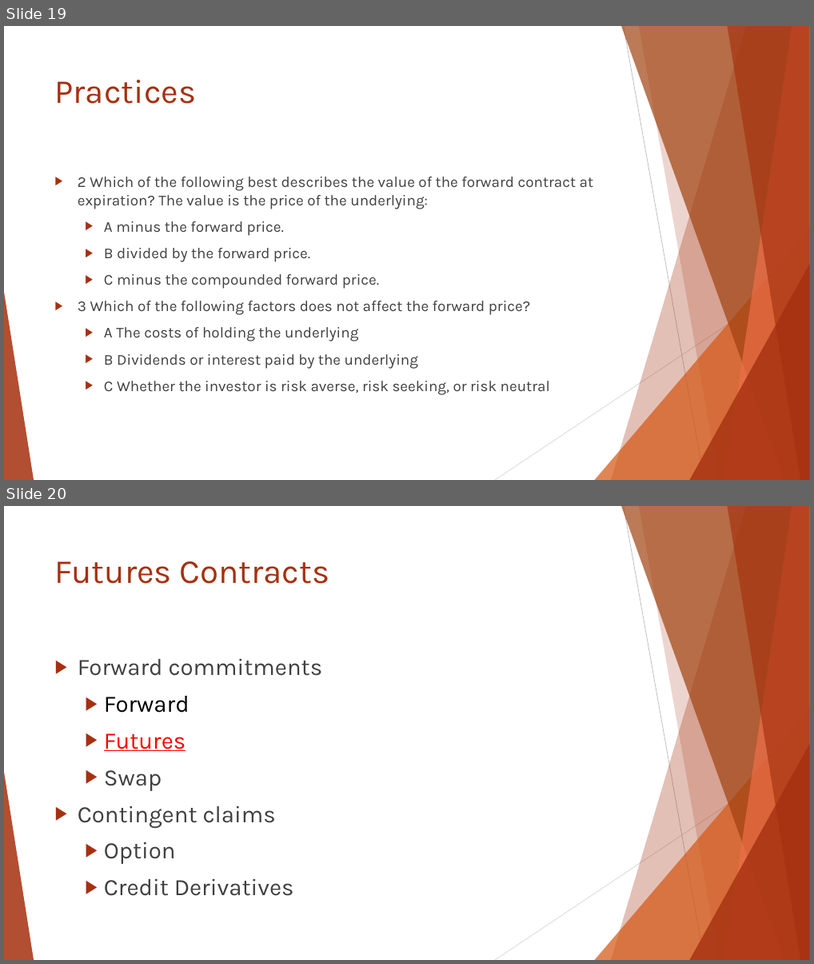
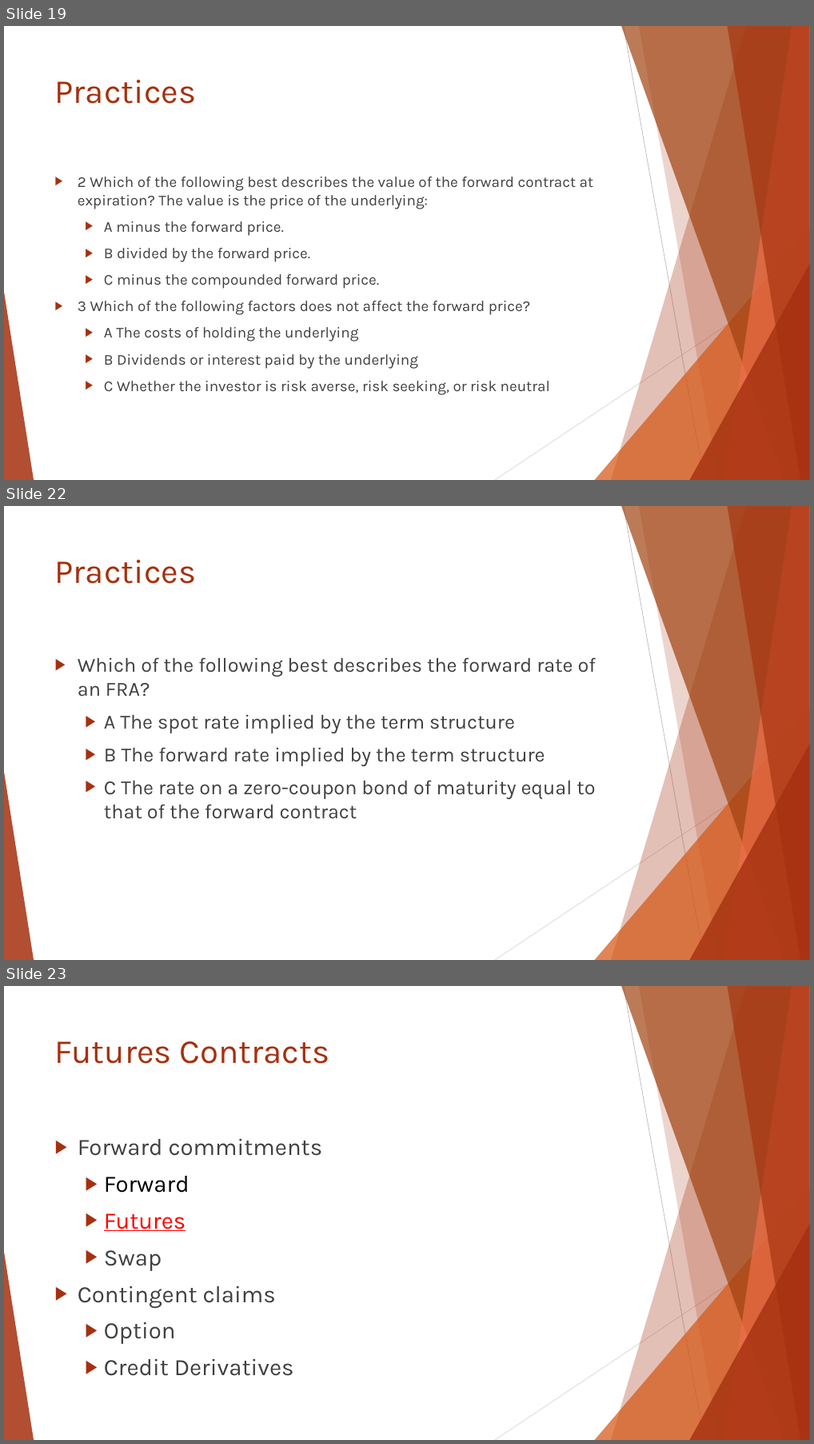
Before and after one commit to Isco0530/data, a slide deck: Reading 46.pptx. Shown one above the other, each under a label of ours: slides 19 and 20 before the commit, slides 19, 22 and 23 after it; the slides between them are not shown. The pictures are 814x964 and 814x1444 pixels, drawn with LibreOffice and Linux fonts; fonts in the diff are those of the drawing. Boxes give left, top, right and bottom in pixels: in the first picture for what was removed or moved away, otherwise in the second. Text is boxed around its words. In the diff, an @@ line names an element or a change of style, - is before the commit and + after.

```diff
--- a/Reading 46.pptx
+++ b/Reading 46.pptx
@@ slide 22 added at (4, 506, 810, 960), background #FFFFFF; not listed: 10 template elements that a slide beside it also shows @@
@@ title added at (55, 560, 197, 584), 40 pt, text #A5300F @@
+Practices
@@ text added at (78, 657, 596, 819), 24 pt, text #404040 @@
+▶ Which of the following best describes the forward rate of an FRA?
+  ▶ A The spot rate implied by the term structure
+  ▶ B The forward rate implied by the term structure
+  ▶ C The rate on a zero-coupon bond of maturity equal to that of the forward contract
@@ what was slide 20 is now slide 23 @@
```
Also in this commit, not shown: 2 other slides added.
